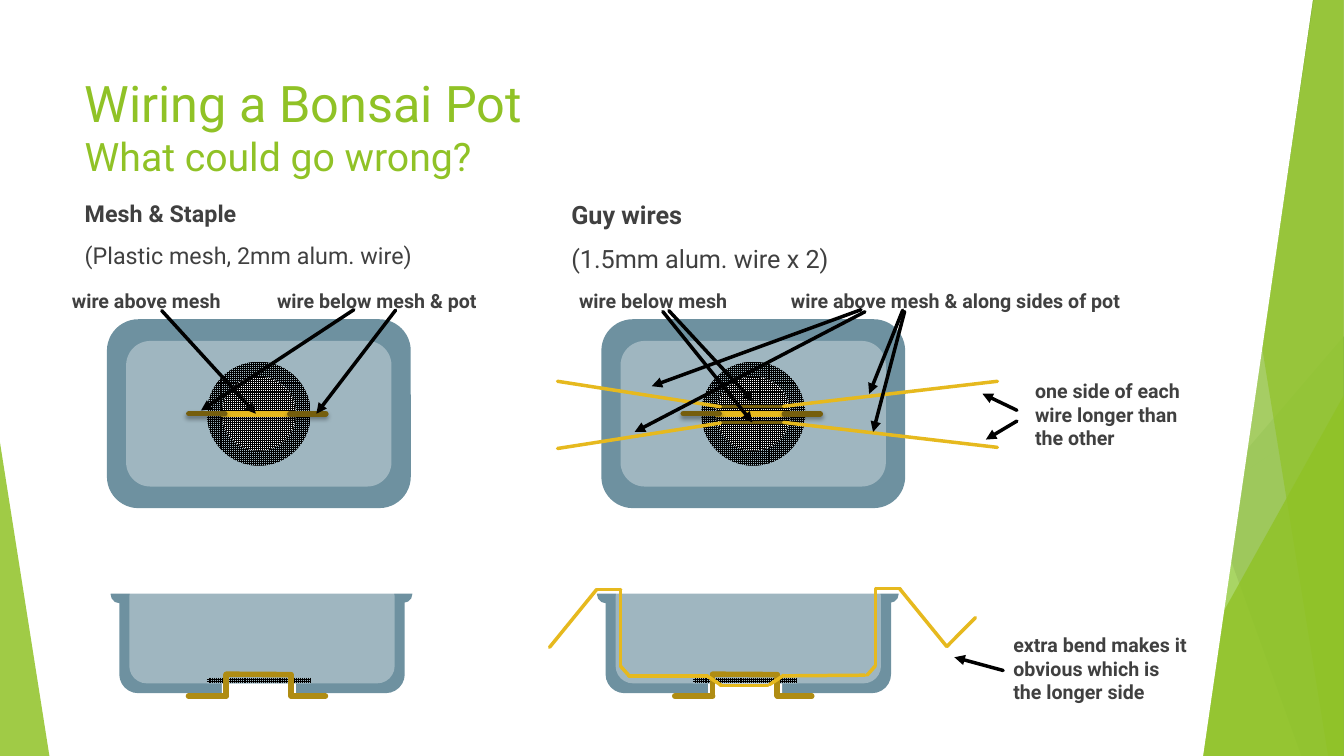
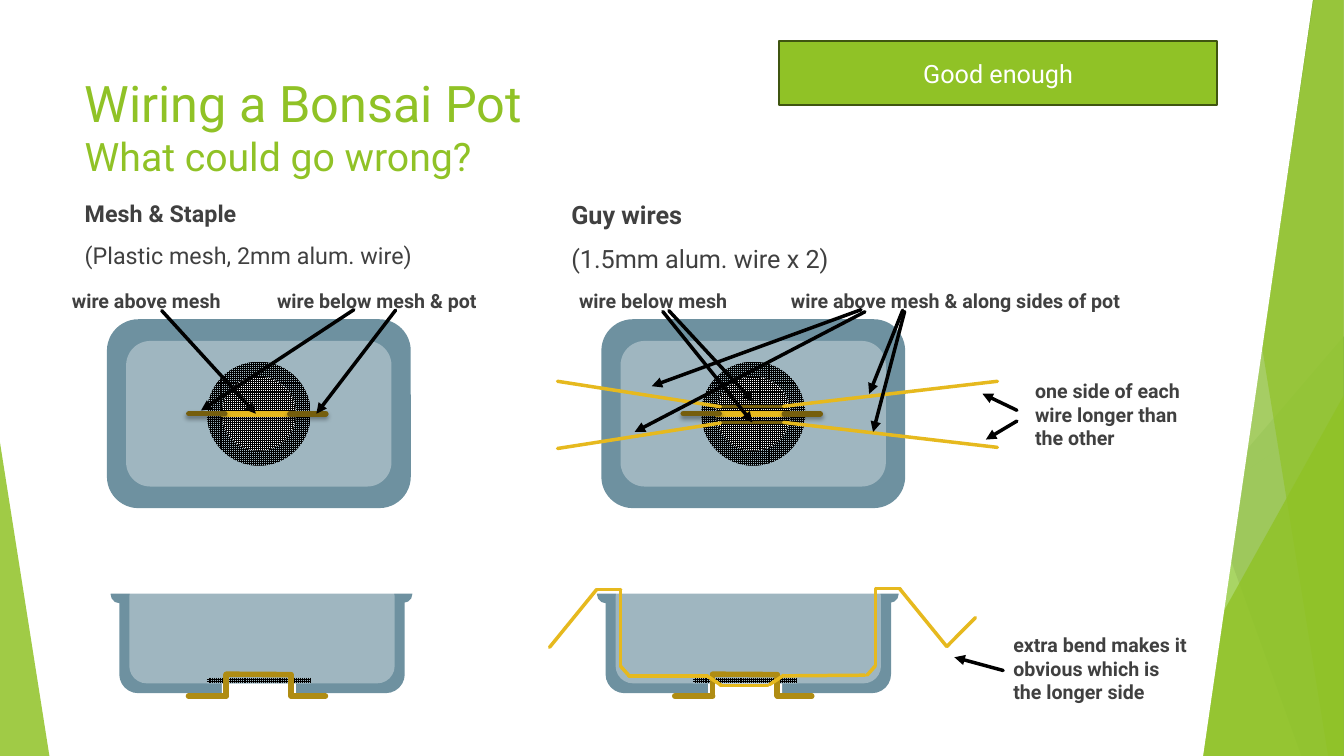
Before and after one commit to AlexLabram/Bonsai, a slide deck: slide 27 of Courseware/Bonsai On A Budget (running).pptx. Drawn at 1344x756 pixels with LibreOffice and Linux fonts; fonts in the diff are those of the drawing. Boxes give left, top, right and bottom in pixels: in the first picture for what was removed or moved away, otherwise in the second. Text is boxed around its words. In the diff, an @@ line names an element or a change of style, - is before the commit and + after.

```diff
--- a/Courseware/Bonsai On A Budget (running).pptx
+++ b/Courseware/Bonsai On A Budget (running).pptx
@@ rectangle added at (779, 41, 1217, 106), fill #90C226, outline #3F5511 1.5 pt, 18 pt, text #FFFFFF @@
+Good enough
```
Also in this commit, not shown: 1 other slide changed, 1 slide added, 1 other file.
